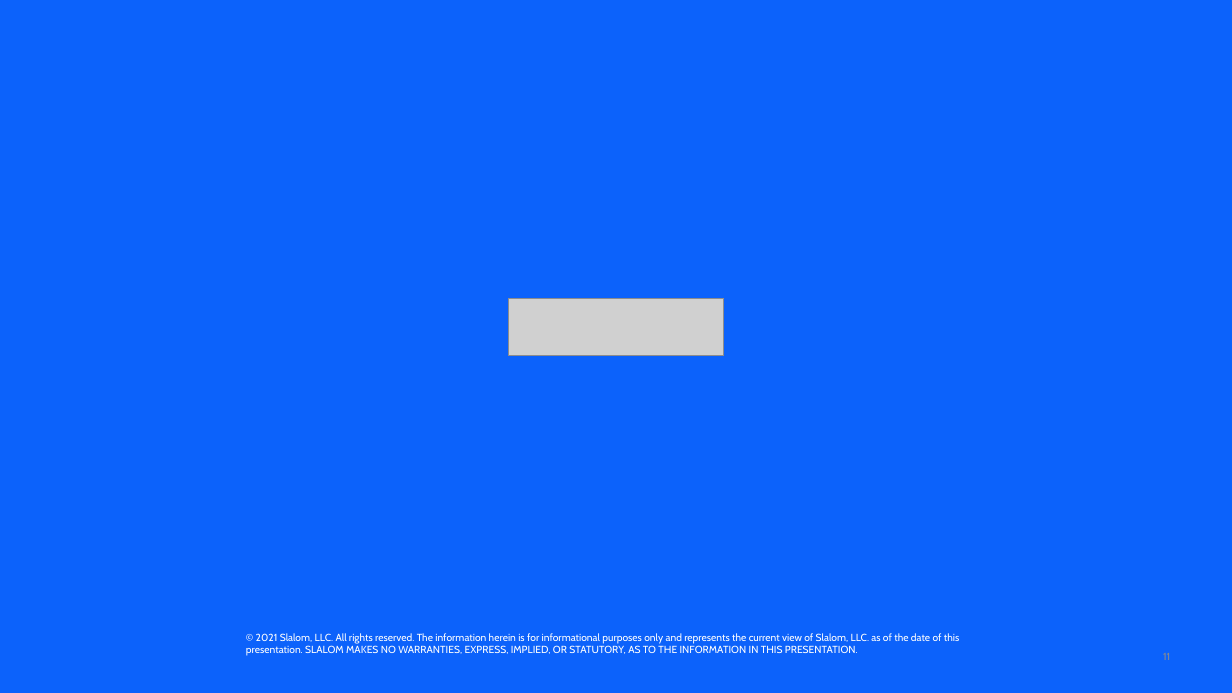
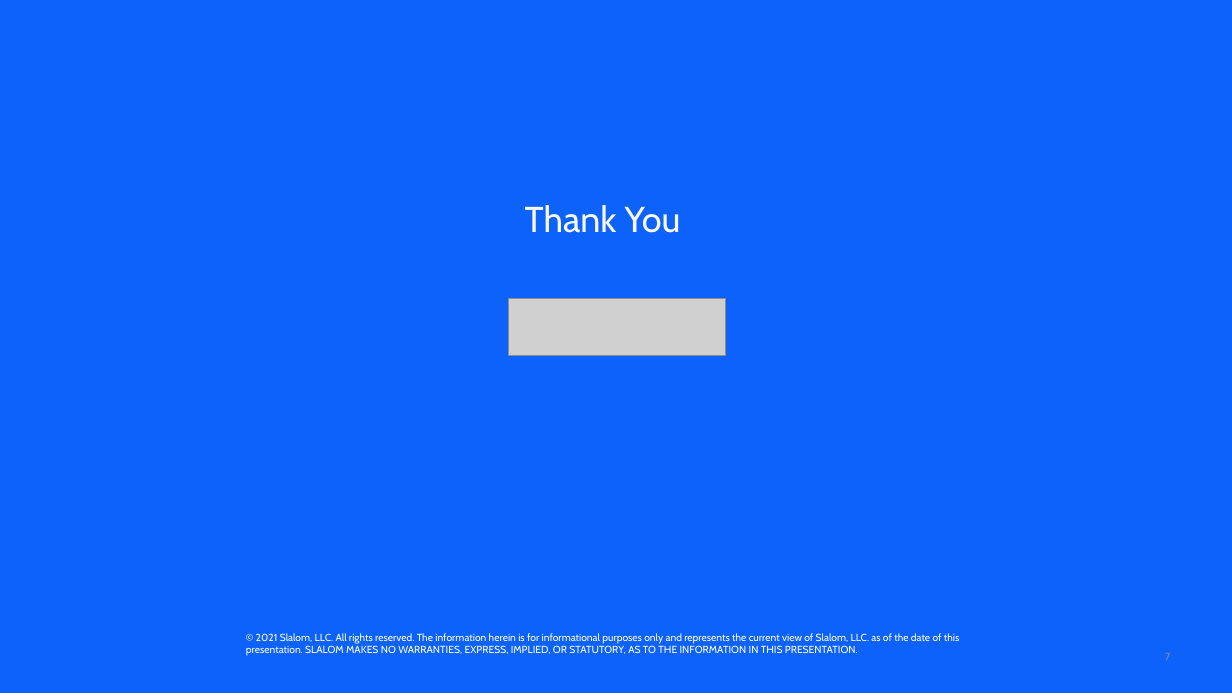
Before and after one commit to kangster7/cdond-c3-projectstarter, a slide deck: slide 7 of Presentation1.pptx (slide 11 before the commit). Drawn at 1232x693 pixels with LibreOffice and Linux fonts; fonts in the diff are those of the drawing; grey boxes stand for pictures. Boxes give left, top, right and bottom in pixels: in the first picture for what was removed or moved away, otherwise in the second. Text is boxed around its words. In the diff, an @@ line names an element or a change of style, - is before the commit and + after.

```diff
--- a/Presentation1.pptx
+++ b/Presentation1.pptx
@@ text added at box(525, 205, 681, 233), 28 pt, text #F9F9F9 @@
+Thank You
@@ page number at box(1165, 653, 1170, 660): text changed @@
-11
+7
```
Also in this commit, not shown: 1 other slide changed, 1 slide added, 5 slides removed, 2 other files.
